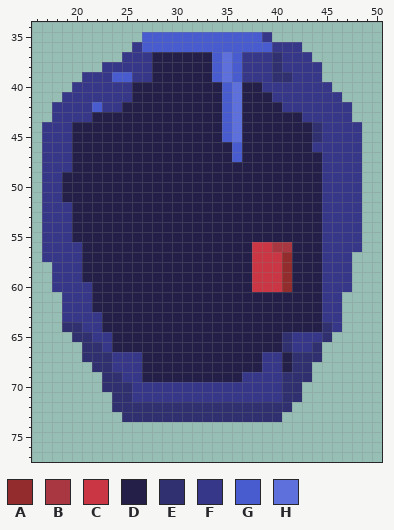
Two states of a sprite sheet, Boss2/Boss2v2/Boss2 skok19.png. This is how it looked before the edit.
The file is 88x82 pixels. Shown: x 16..50, y 34..77.
Palette (. is transparent): A #932d2d  B #a93741  C #cb3644  D #241f49  E #303070  F #37378a  G #495ccf  H #5e70dc
Pixels before, first column x 17:
35 ..........GGGGGGGGGGGGF.........
36 .........FGGGGGGGGGGGGGFFF......
37 ........FFFDDDDDDGHGFFFEFFF.....
38 ......FFFFFDDDDDDGHGFFFEFFFF....
39 ....FFFGGFFDDDDDDGHGFFFEEFFF....
40 ...FFFFFFDDDDDDDDDGHDDFFFFFFF...
41 ..FFFFFFFDDDDDDDDDGHDDDFFFFFFF..
42 .FFFFGFFDDDDDDDDDDGHDDDDFFFFFFF.
43 .FFFFDDDDDDDDDDDDDGHDDDDDDFFFFF.
44 FFFDDDDDDDDDDDDDDDGHDDDDDDDEFFFF
45 FFFDDDDDDDDDDDDDDDGHDDDDDDDEFFFF
46 FFFDDDDDDDDDDDDDDDDGDDDDDDDFFFFF
47 FFFDDDDDDDDDDDDDDDDGDDDDDDDDFFFF
48 FFFDDDDDDDDDDDDDDDDDDDDDDDDDFFFF
49 FFDDDDDDDDDDDDDDDDDDDDDDDDDDFFFF
50 FFDDDDDDDDDDDDDDDDDDDDDDDDDDFFFF
51 FFDDDDDDDDDDDDDDDDDDDDDDDDDDFFFF
52 FFFDDDDDDDDDDDDDDDDDDDDDDDDDFFFF
53 FFFDDDDDDDDDDDDDDDDDDDDDDDDDFFFF
54 FFFDDDDDDDDDDDDDDDDDDDDDDDDDFFFF
55 FFFDDDDDDDDDDDDDDDDDDDDDDDDDFFFF
56 FFFFDDDDDDDDDDDDDDDDDCCBBDDDFFFF
57 FFFFDDDDDDDDDDDDDDDDDCCCADDDFFF.
58 .FFFDDDDDDDDDDDDDDDDDCCCADDDFFF.
59 .FFFDDDDDDDDDDDDDDDDDCCCADDDFFF.
60 .FFFFDDDDDDDDDDDDDDDDCCCADDDFFF.
61 ..FFFDDDDDDDDDDDDDDDDDDDDDDDFF..
62 ..FFFDDDDDDDDDDDDDDDDDDDDDDDFF..
63 ..FFFFDDDDDDDDDDDDDDDDDDDDDDFF..
64 ..EEFFDDDDDDDDDDDDDDDDDDDDDDEF..
65 ...EEFFDDDDDDDDDDDDDDDDDEFFFE...
66 ....EEFDDDDDDDDDDDDDDDDDEFFE....
67 ....EEEFFFDDDDDDDDDDDDFFDEEE....
68 .....EEFFFDDDDDDDDDDDDFFDEE.....
69 ......EEFFDDDDDDDDDDFFFFEEE.....
70 ......EEEFFFFFFFFFFFFFFFEE......
71 .......EEFFFFFFFFFFFFFFFEE......
72 .......EEEEEEEEEEEEEEEEEE.......
73 ........EEEEEEEEEEEEEEEE........
Now the later version:
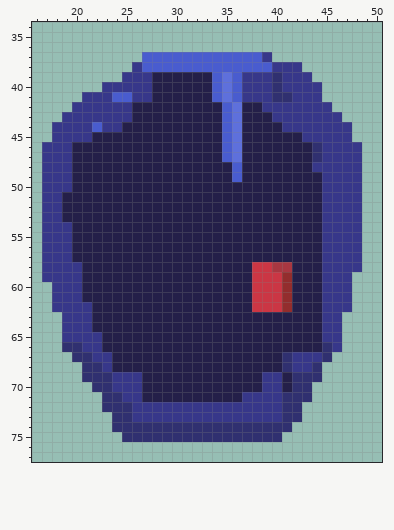
What changed:
Changed rows in their new state; - is an unchanged pixel.
first column x 17:
35 ----------.............---------
36 ---------.................------
37 --------..GGGGGGG-G-GG-....-----
38 ------...-GGGGGGG-G-GGGF--..----
39 ----....F---------------F--.----
40 ---...---FF------GHGFF-E----.---
41 --..---GGFF------GHGFFFEE---..--
42 -..--F--F-------------FF-----..-
43 -.---FFFF--------------FFF----.-
44 .--FFGFF----------------FFFF---.
45 .--FF---------------------FF---.
46 ------------------GH-------E----
47 ------------------GH-------E----
48 -------------------G-------F----
49 --F----------------G------------
50 --F-----------------------------
52 --D-----------------------------
53 --D-----------------------------
56 ---D-----------------DDDD-------
57 ---D-----------------DDDD------F
58 F----------------------BB------F
59 F-------------------------------
60 ----D---------------------------
61 -F--D----------------CCCA-----F-
62 -F-------------------CCCA-----F-
63 -----D--------------------------
64 --FF-D----------------------F---
65 --FFF-D-----------------DDDDFF--
66 --EEFFD-----------------DDDDEF--
67 ---E-FFDDD------------DDEFFFE---
68 ----E-FDDD------------DDEFFE----
69 ----EE-F------------DD--D--E----
70 -----E-FF-DDDDDDDDDDDD--D-E-----
71 ------E-F-DDDDDDDDDD------E-----
72 ------E--FFFFFFFFFFFFFFF-E------
73 -------E-FFFFFFFFFFFFFFFEE------
74 -------EEEEEEEEEEEEEEEEEE-------
75 --------EEEEEEEEEEEEEEEE--------
